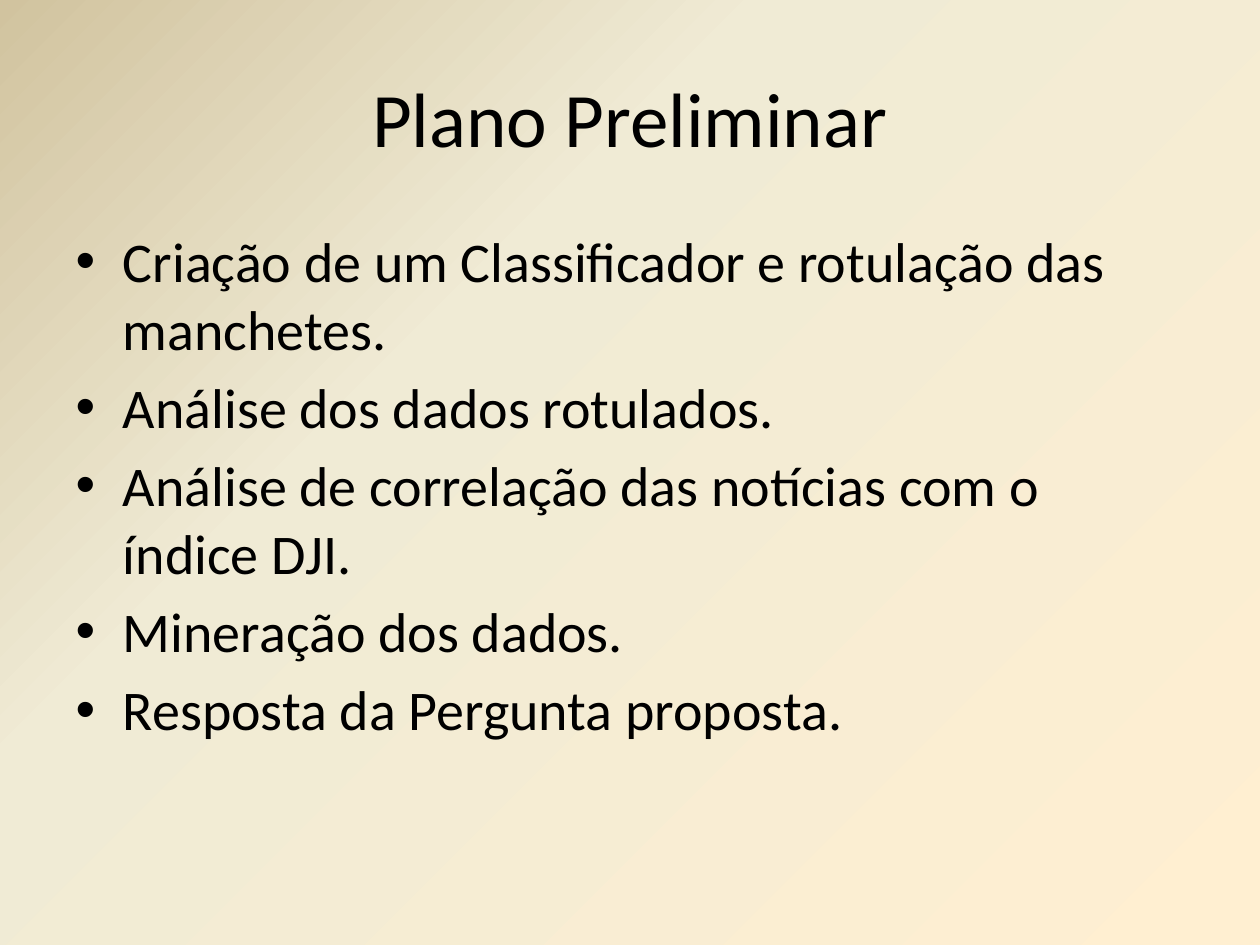
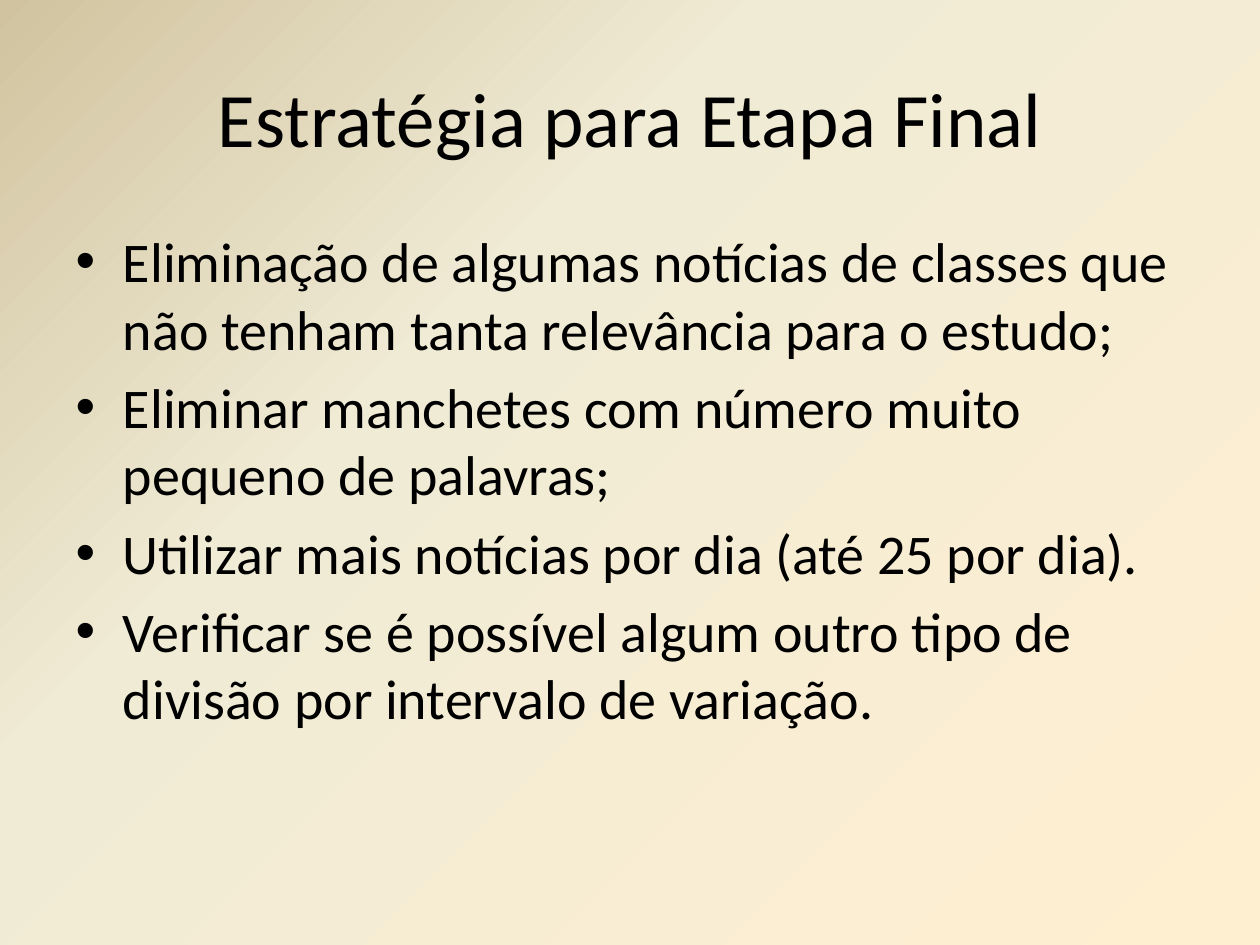
Before and after one commit to mmcastanho/python_kdd, a slide deck: slide 10 of Etapa1_Andre_Matheus.pptx (slide 9 before the commit). Drawn at 1260x945 pixels with LibreOffice and Linux fonts; fonts in the diff are those of the drawing. Boxes give left, top, right and bottom in pixels: in the first picture for what was removed or moved away, otherwise in the second. Text is boxed around its words. In the diff, an @@ line names an element or a change of style, - is before the commit and + after.

```diff
--- a/Etapa1_Andre_Matheus.pptx
+++ b/Etapa1_Andre_Matheus.pptx
@@ title at [218,93,1041,161]: text changed @@
-Plano Preliminar
+Estratégia para Etapa Final
@@ text at [123,243,1168,729]: text changed @@
-• Criação de um Classificador e rotulação das manchetes.
-• Análise dos dados rotulados.
-• Análise de correlação das notícias com o índice DJI.
-• Mineração dos dados.
-• Resposta da Pergunta proposta.
+• Eliminação de algumas notícias de classes que não tenham tanta relevância para o estudo;
+• Eliminar manchetes com número muito pequeno de palavras;
+• Utilizar mais notícias por dia (até 25 por dia).
+• Verificar se é possível algum outro tipo de divisão por intervalo de variação.
```
Also in this commit, not shown: 3 other slides changed, 6 slides added, 5 slides removed, 3 other files.
